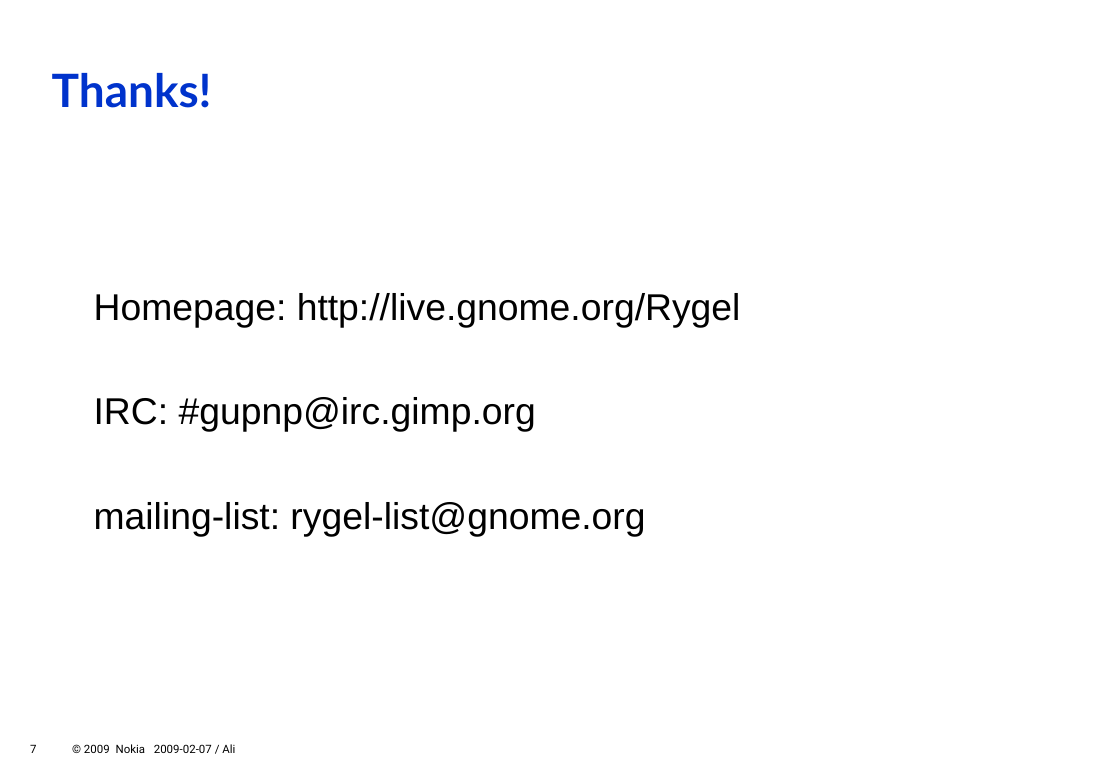
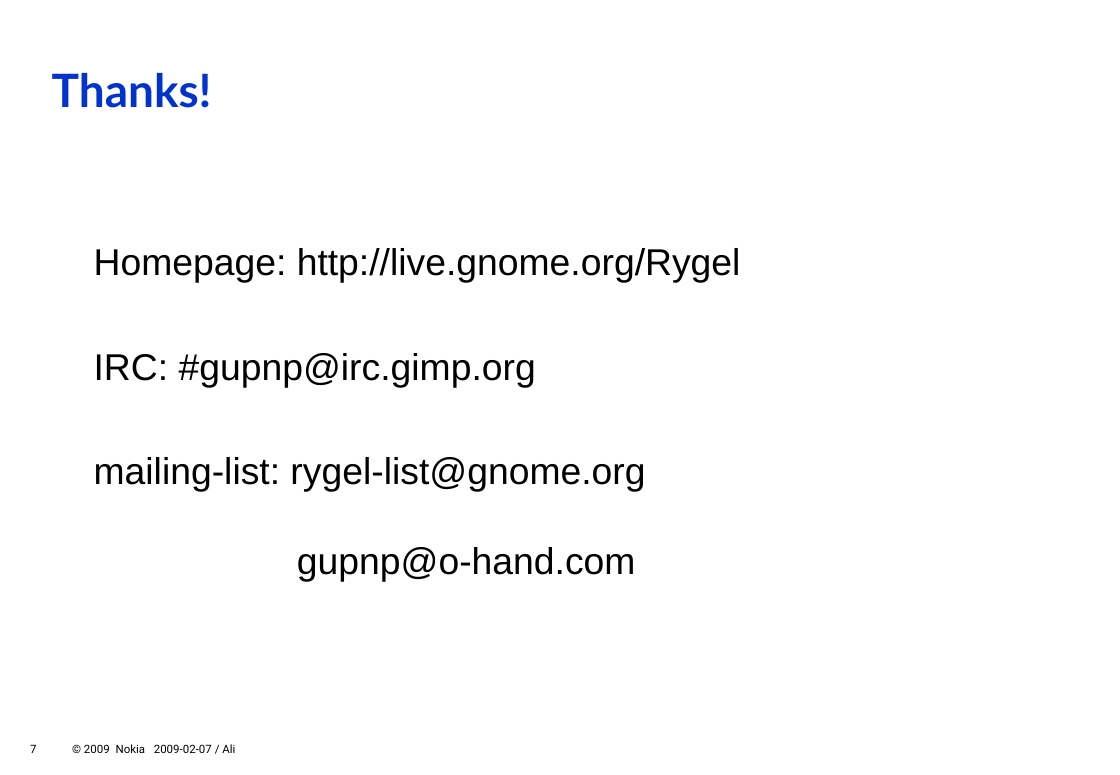
Before and after one commit to zeenix/rygel-presentation-2009, a slide deck: slide 7 of slides.odp. Drawn at 1120x775 pixels with LibreOffice and Linux fonts; fonts in the diff are those of the drawing; background and template pictures are left out. Boxes give left, top, right and bottom in pixels: in the first picture for what was removed or moved away, otherwise in the second. Text is boxed around its words. In the diff, an @@ line names an element or a change of style, - is before the commit and + after.

Commit message:
Add "Async API" and gupnp mailing list to slides.

```diff
--- a/slides.odp
+++ b/slides.odp
@@ text at box(94, 457, 645, 581): text changed @@
-mailing-list: rygel-list@gnome.org
+mailing-list: rygel-list@gnome.org
+gupnp@o-hand.com
```
Also in this commit, not shown: 2 other slides changed.
